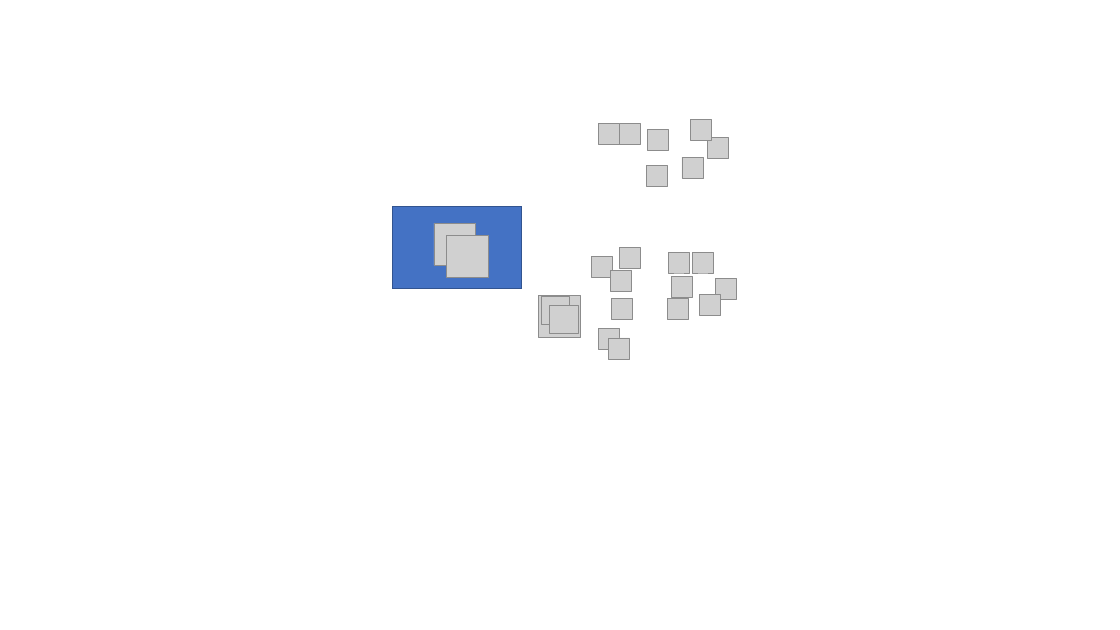
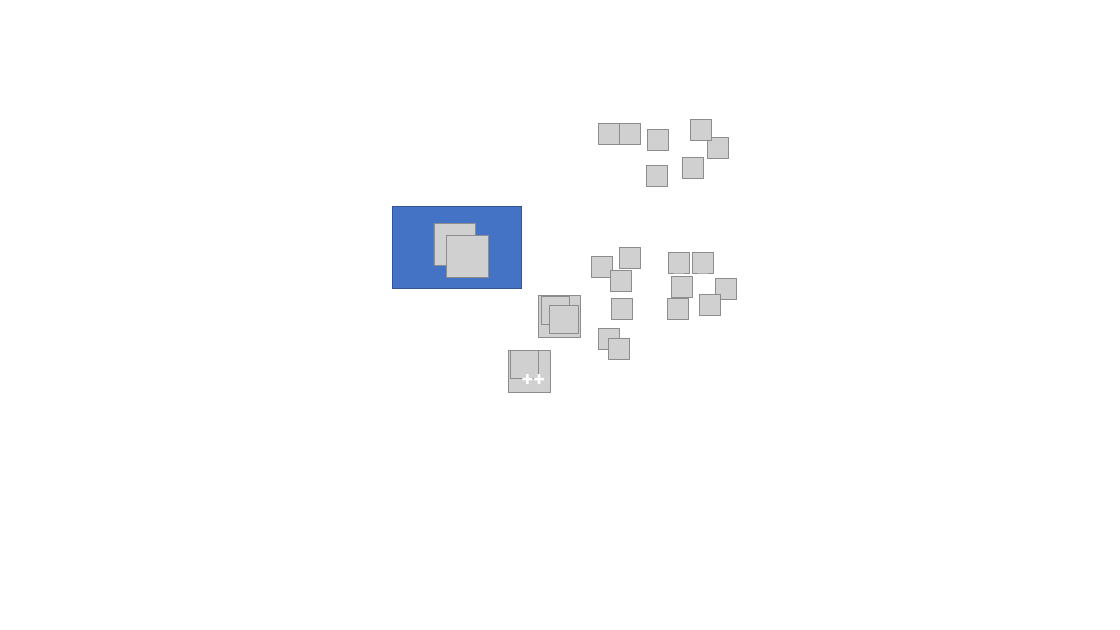
Before and after one commit to Astemes/astemes-lunit, a slide deck: slide 1 of docs/Style/Icon Graphics.pptx. Drawn at 1120x630 pixels with LibreOffice and Linux fonts; fonts in the diff are those of the drawing; grey boxes stand for pictures; background and template pictures are left out. Boxes give left, top, right and bottom in pixels: in the first picture for what was removed or moved away, otherwise in the second. Text is boxed around its words. In the diff, an @@ line names an element or a change of style, - is before the commit and + after.

```diff
--- a/docs/Style/Icon Graphics.pptx
+++ b/docs/Style/Icon Graphics.pptx
@@ picture added at (508,350,550,392) @@
@@ picture added at (511,350,539,379) @@
@@ rectangle added at (523,378,533,381), fill #FFFFFF @@
@@ rectangle added at (526,375,528,385), fill #FFFFFF @@
@@ rectangle added at (534,378,544,381), fill #FFFFFF @@
@@ rectangle added at (538,375,540,385), fill #FFFFFF @@
```
Also in this commit, not shown: 7 other files.
